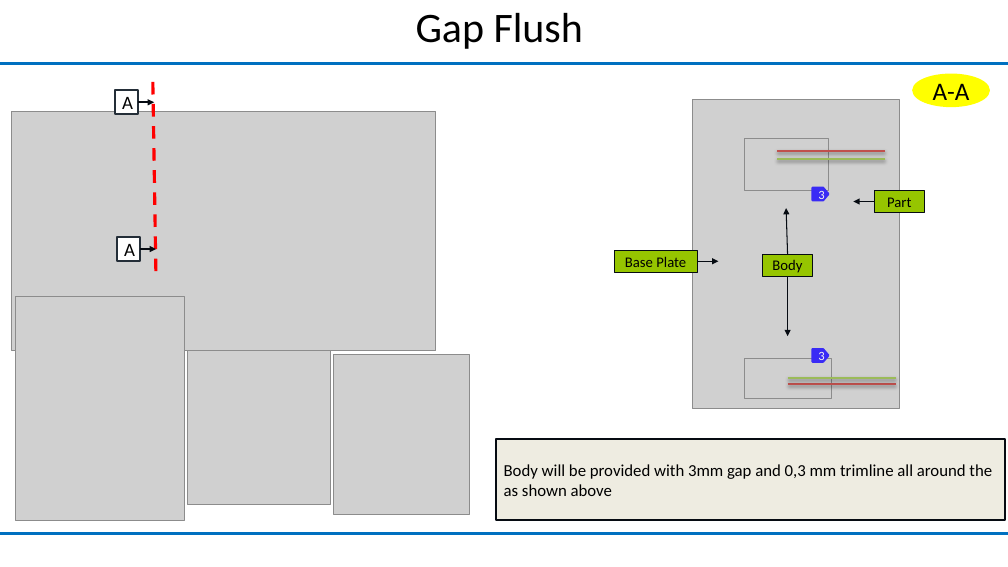
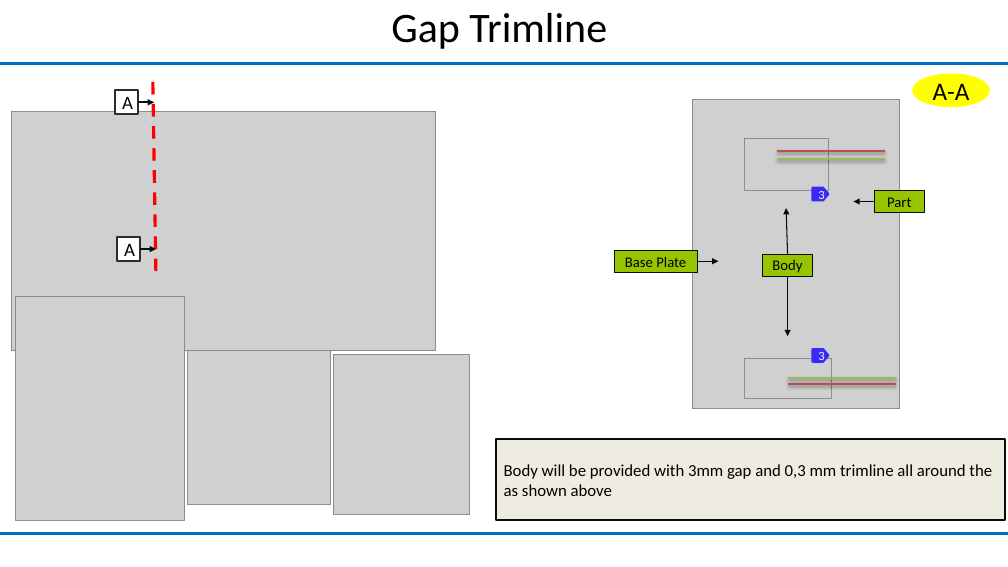
Before and after one commit to Akki22091/All_Designs, a slide deck: slide 4 of MG_Fixtures/YXA/Concept/Guard_Assy.RR Fender_Splash_R.pptx. Drawn at 1008x567 pixels with LibreOffice and Linux fonts; fonts in the diff are those of the drawing; grey boxes stand for pictures. Boxes give left, top, right and bottom in pixels: in the first picture for what was removed or moved away, otherwise in the second. Text is boxed around its words. In the diff, an @@ line names an element or a change of style, - is before the commit and + after.

```diff
--- a/MG_Fixtures/YXA/Concept/Guard_Assy.RR Fender_Splash_R.pptx
+++ b/MG_Fixtures/YXA/Concept/Guard_Assy.RR Fender_Splash_R.pptx
@@ text at (391, 13, 607, 49): text changed @@
-Gap Flush
+Gap Trimline
```
Also in this commit, not shown: 1 other slide changed.
